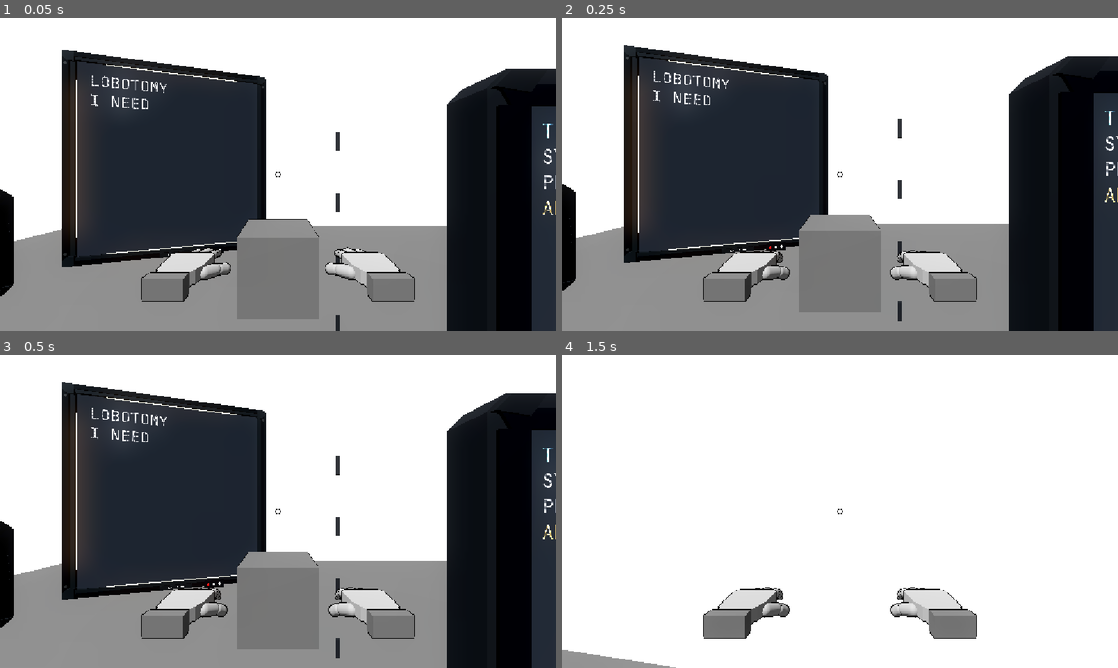
Above: before the commit, frames 1-4 (two rows, left to right).
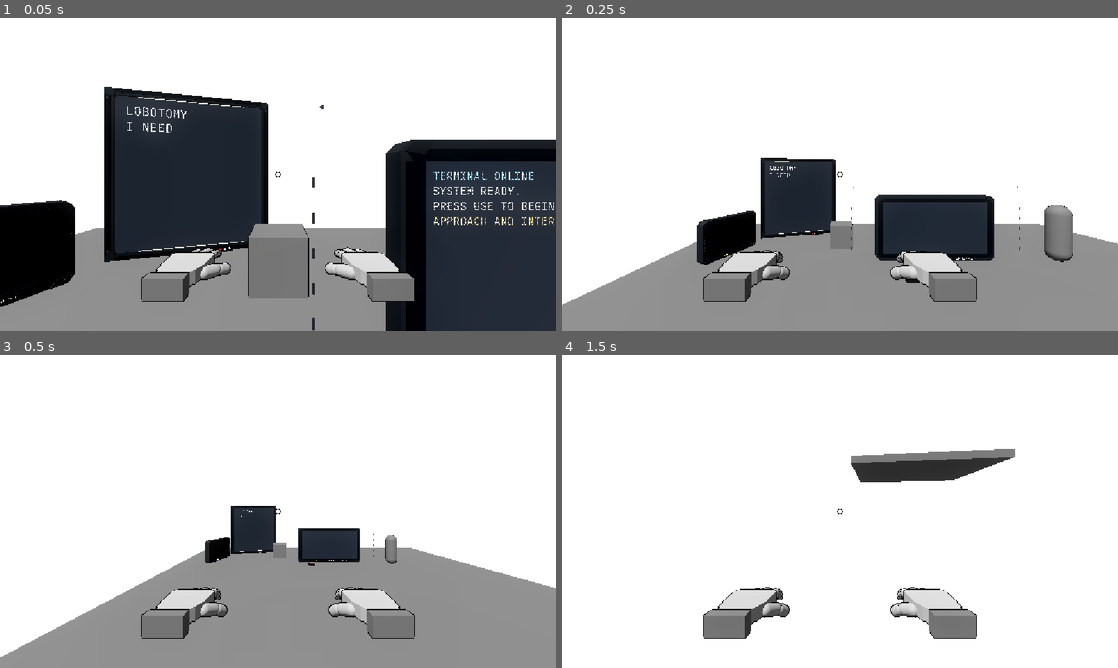
Above: after the commit, the same moments.

Repository: greedisfaust/fowl-play-project
Game: Godot game, scene res://arena/test_arena.tscn
The game is run twice, just before and just after one commit, with the same random seed, the same clock (stepped at 60 frames per second) and the same inputs.
Inputs (mouse positions are in pixels of both pictures, inside the frame that each line leads up to):
- Up to frame 1 (0.05 s): no input
- Up to frame 2 (0.25 s): no input
- Up to frame 3 (0.5 s): no input
- Up to frame 4 (1.5 s): tap Enter at 0.5 s; move the mouse to (867, 511) at 0.52 s; hold E (interact) 0.53-1.28 s; hold W (move_forward) from 0.53 s (still down); click (867, 511) at 0.67 s; tap Space (jump) at 0.77 s; move the mouse to (812, 511) at 1.27 s; click (812, 511) at 1.35 s

The runs differ from the first frame. In frame 1, 33% of the frame differs, in the area x 0-100%, y 10-100%; in frame 2, 47%; in frame 3, 47%, in the area x 0-100%, y 8-100%; in frame 4, 2.9%.
Error after the commit: Parse Error: Cannot find member "LEG_REPLANT_MAX_REACH_RATIO" in base "res://core/tuning.gd". (res://ragdoll/player_rig.gd:219)

Commit message:
tune: base foot recovery on standing leg reach

Diff:
--- a/fowl-play/core/tuning.gd
+++ b/fowl-play/core/tuning.gd
@@ -15,7 +15,7 @@
 
 const LEG_STEP_CYCLE_DISTANCE_M: float = 1.8
 const LEG_GAIT_RATE_MULTIPLIER: float = 0.78
-const LEG_REPLANT_MAX_REACH_RATIO: float = 0.92
+const LEG_REPLANT_EXTRA_STRETCH_M: float = 0.10
 const LEG_REPLANT_RECOVERY_SECONDS: float = 0.18
 const LEG_REPLANT_LIFT_M: float = 0.12
 const LEG_MIN_LANDING_LATERAL_M: float = 0.20
